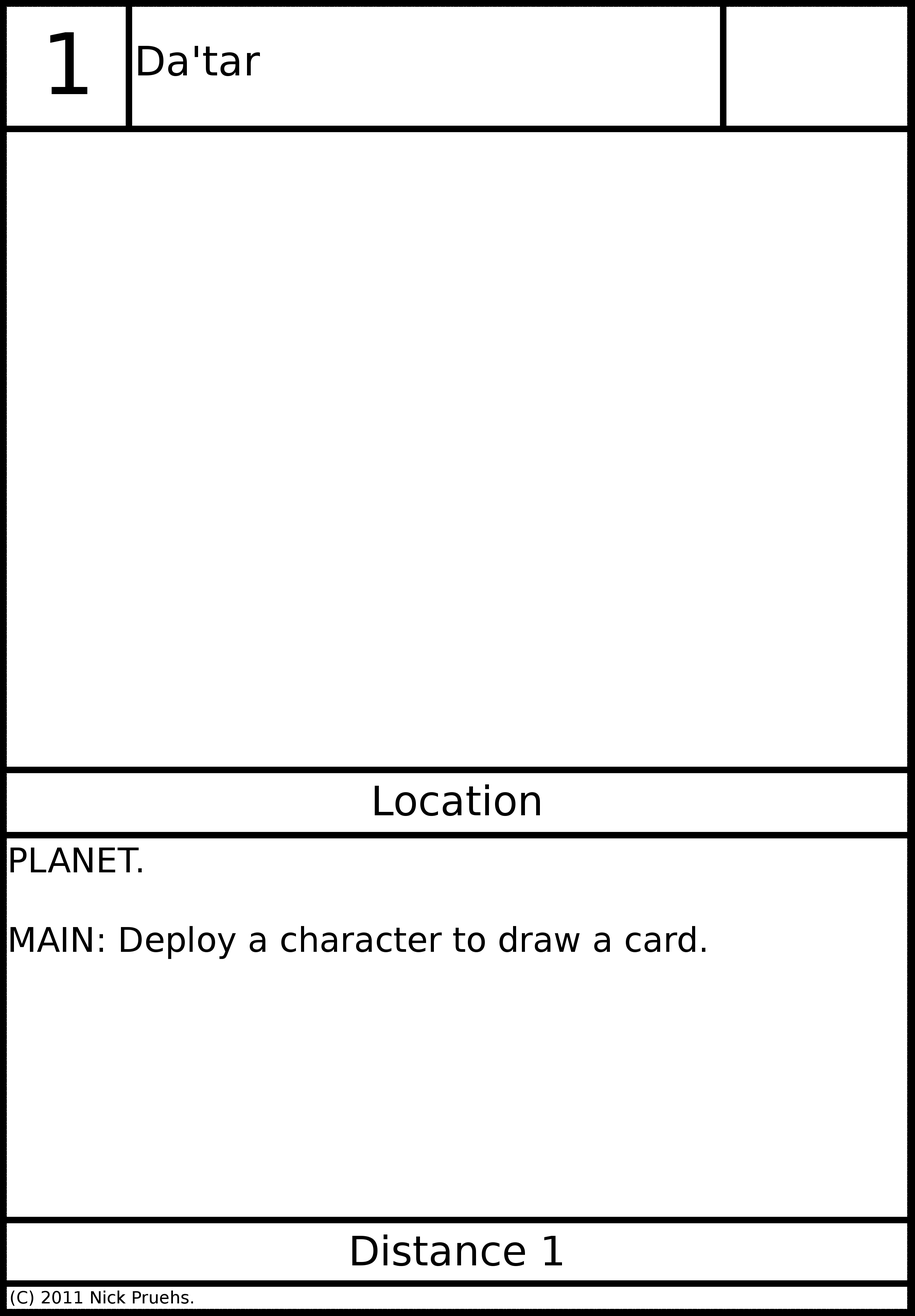
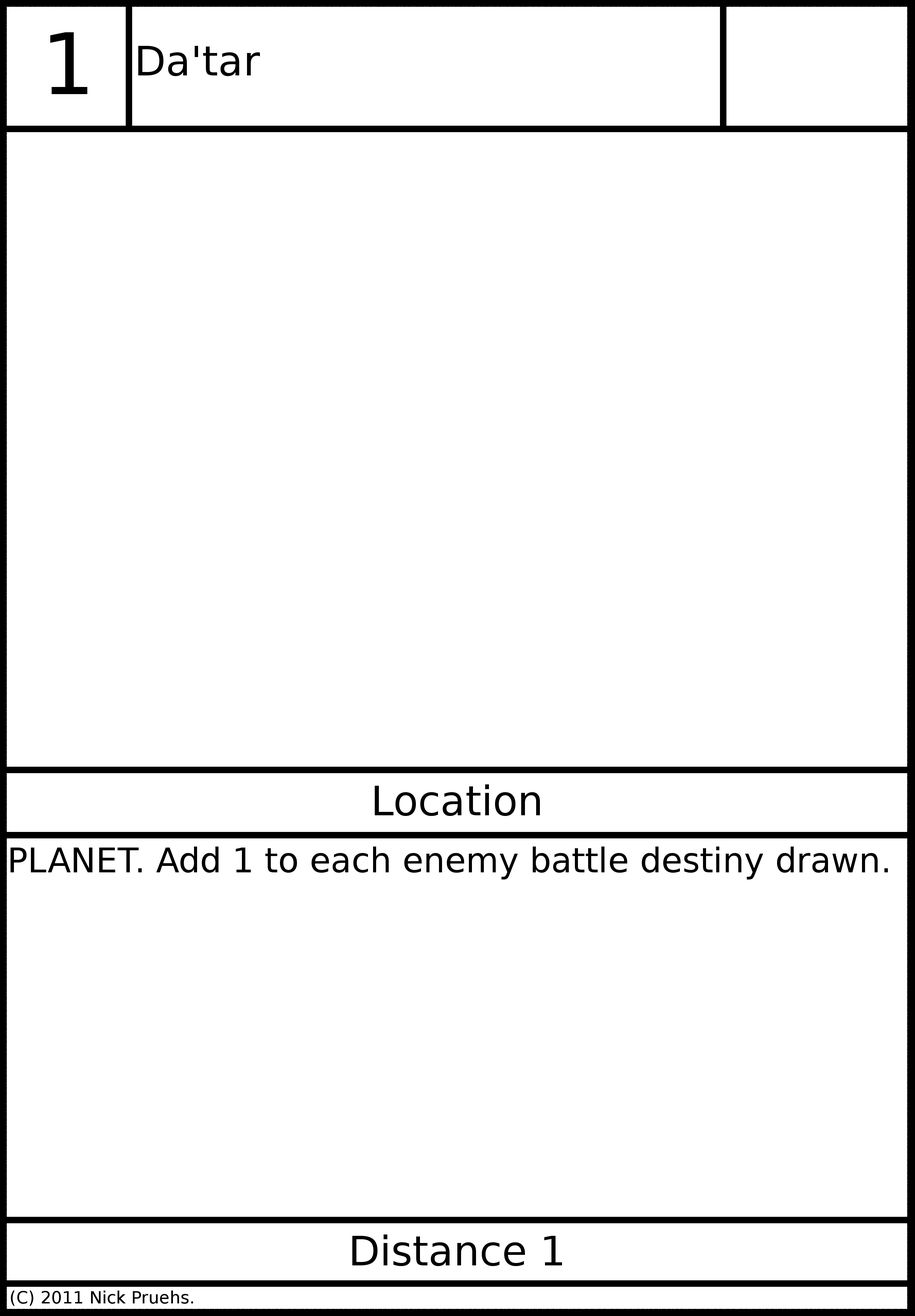
The second 915x1316 image is a revision of the first. Changes to its layers:
painted on "Card Text" over bbox(10, 846, 888, 959)
